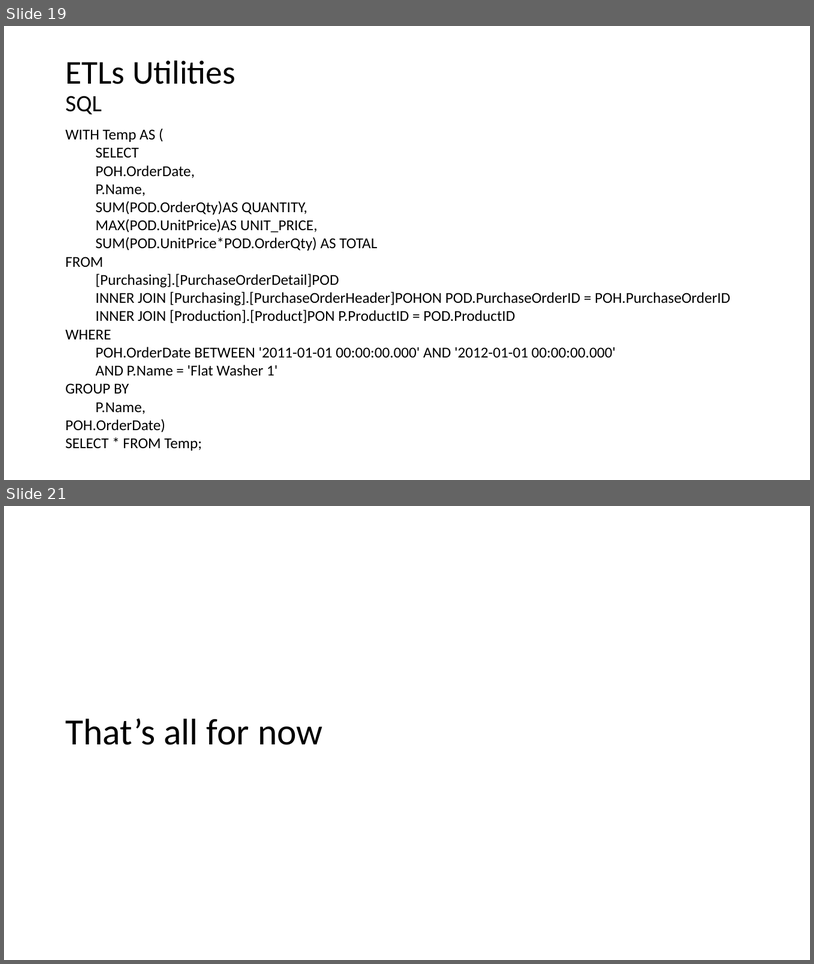
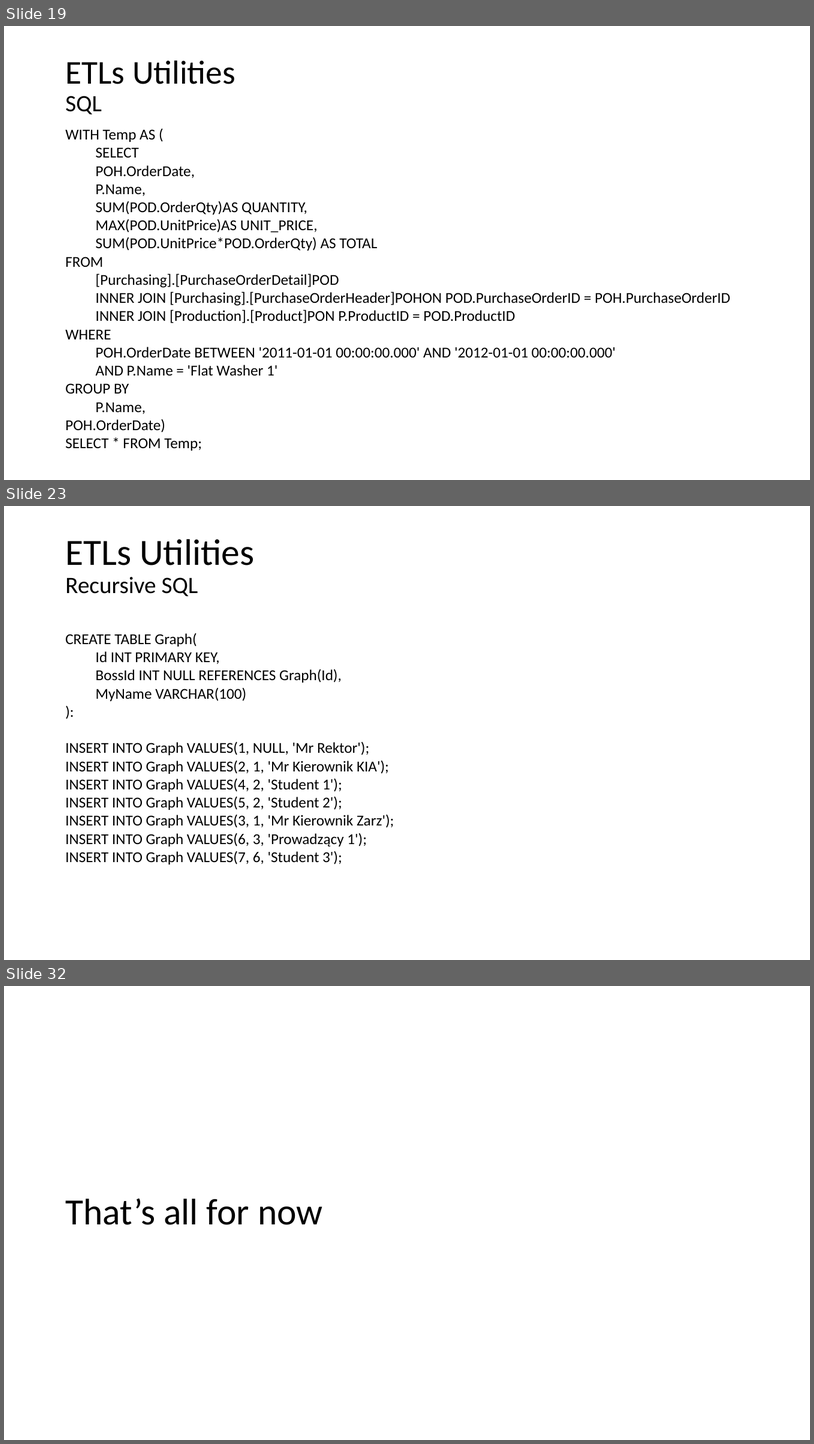
Before and after one commit to mpenarprz/RandomUtils, a slide deck: Short Talks/Data Warehouse/DataWarehouse.pptx. Shown one above the other, each under a label of ours: slides 19 and 21 before the commit, slides 19, 23 and 32 after it; the slides between them are not shown. The pictures are 814x964 and 814x1444 pixels, drawn with LibreOffice and Linux fonts; fonts in the diff are those of the drawing. Boxes give left, top, right and bottom in pixels: in the first picture for what was removed or moved away, otherwise in the second. Text is boxed around its words. In the diff, an @@ line names an element or a change of style, - is before the commit and + after.

```diff
--- a/Short Talks/Data Warehouse/DataWarehouse.pptx
+++ b/Short Talks/Data Warehouse/DataWarehouse.pptx
@@ slide 23 added at (x1=4, y1=506, x2=810, y2=960), background #FFFFFF @@
@@ title added at (x1=65, y1=539, x2=254, y2=597), 44 pt, text #000000 @@
+ETLs Utilities
+Recursive SQL
@@ text added at (x1=65, y1=633, x2=394, y2=864), 18 pt, text #000000 @@
+CREATE TABLE Graph(
+  Id INT PRIMARY KEY,
+  BossId INT NULL REFERENCES Graph(Id),
+  MyName VARCHAR(100)
+):
+INSERT INTO Graph VALUES(1, NULL, 'Mr Rektor');
+INSERT INTO Graph VALUES(2, 1, 'Mr Kierownik KIA');
+INSERT INTO Graph VALUES(4, 2, 'Student 1');
+INSERT INTO Graph VALUES(5, 2, 'Student 2');
+INSERT INTO Graph VALUES(3, 1, 'Mr Kierownik Zarz');
+INSERT INTO Graph VALUES(6, 3, 'Prowadzący 1');
+INSERT INTO Graph VALUES(7, 6, 'Student 3');
@@ what was slide 21 is now slide 32 @@
```
Also in this commit, not shown: 1 slide changed, 10 other slides added, 1 other file.
